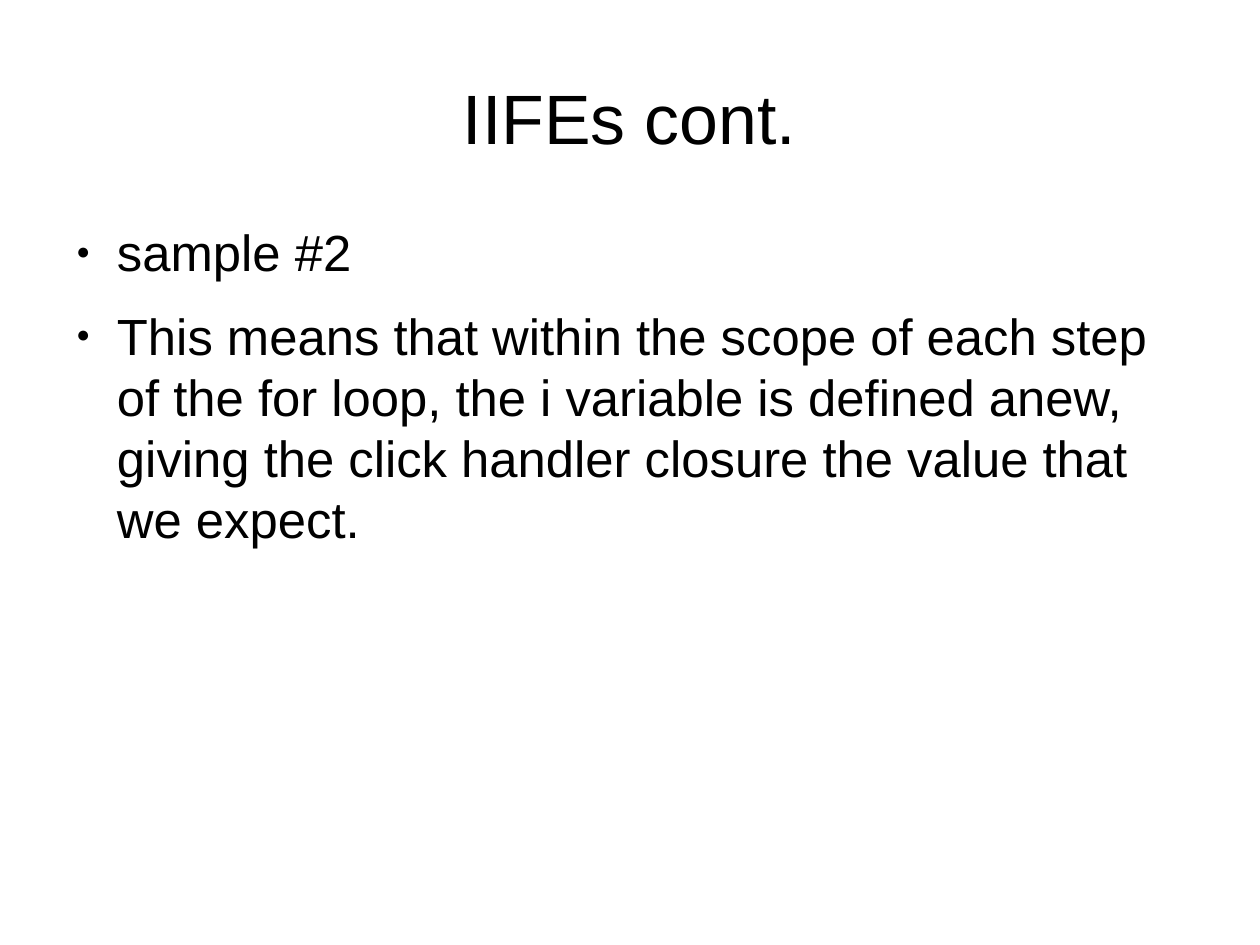
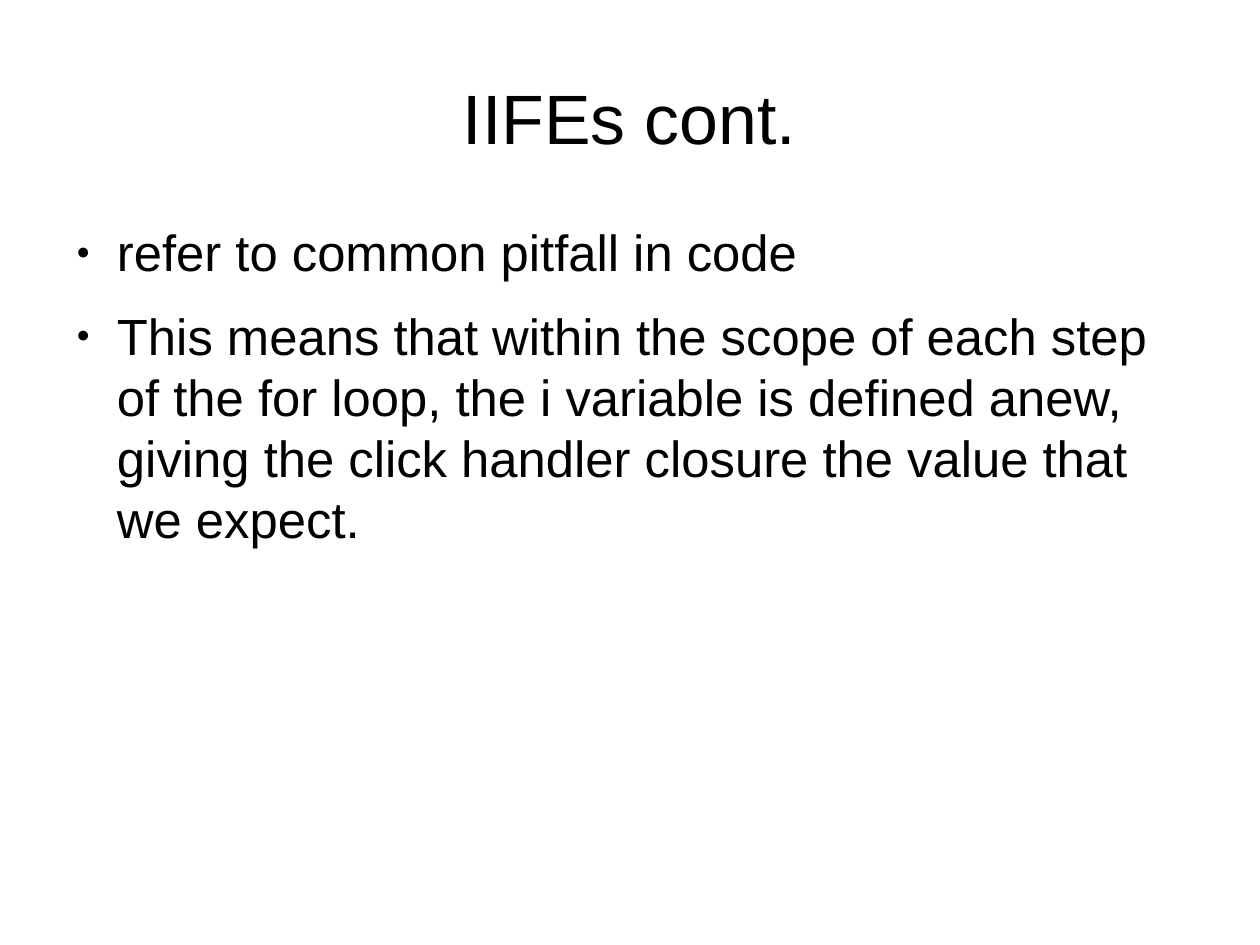
Before and after one commit to tomafc330/presentations, a slide deck: slide 19 of advanced-javascript/presentation.odp (slide 16 before the commit). Drawn at 1260x945 pixels with LibreOffice and Linux fonts; fonts in the diff are those of the drawing. Boxes give left, top, right and bottom in pixels: in the first picture for what was removed or moved away, otherwise in the second. Text is boxed around its words. In the diff, an @@ line names an element or a change of style, - is before the commit and + after.

```diff
--- a/advanced-javascript/presentation.odp
+++ b/advanced-javascript/presentation.odp
@@ text at (x1=117, y1=234, x2=797, y2=282): text changed @@
-● sample #2
+● refer to common pitfall in code
```
Also in this commit, not shown: 13 other slides changed, 7 slides added, 20 other files.
